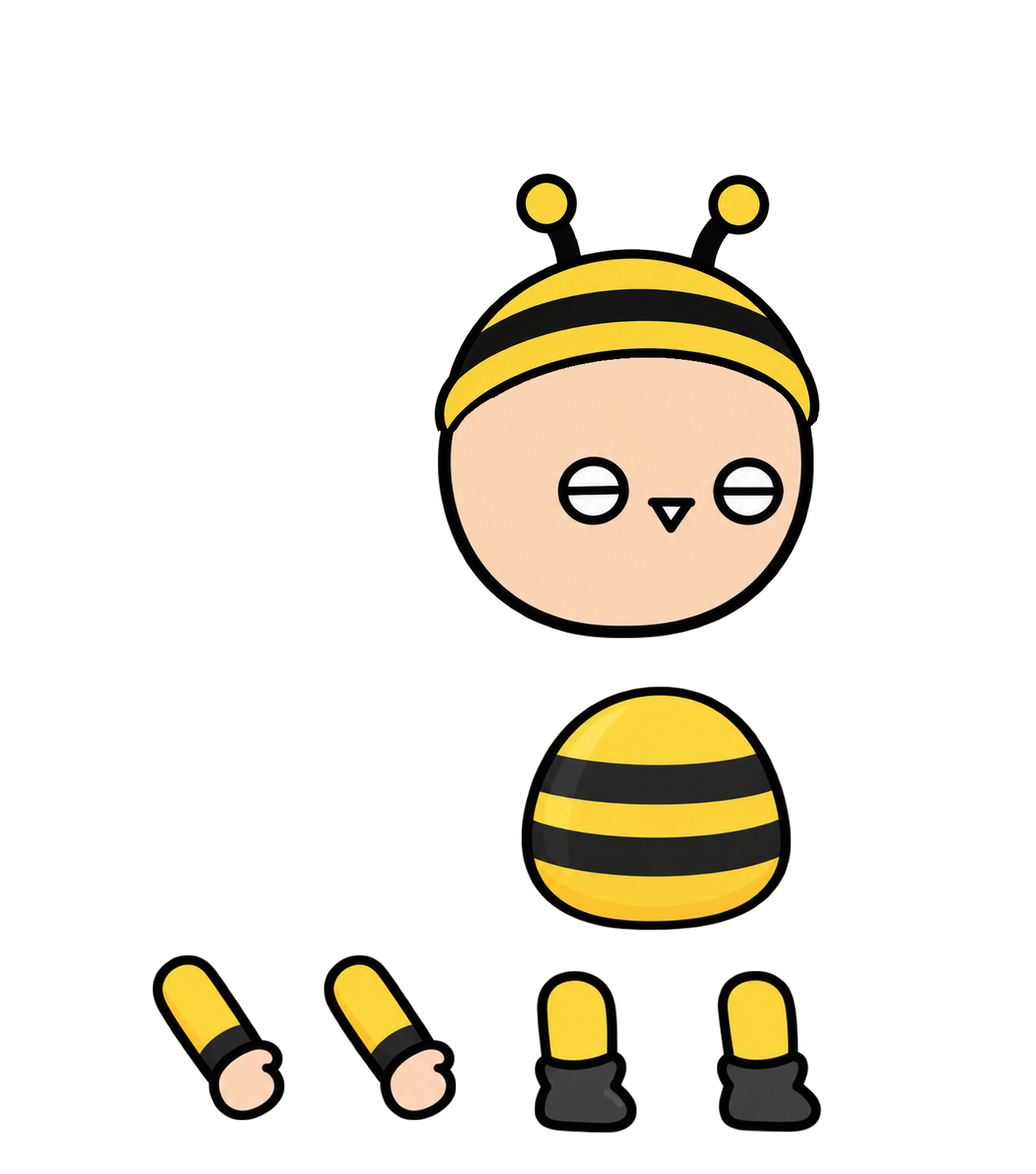
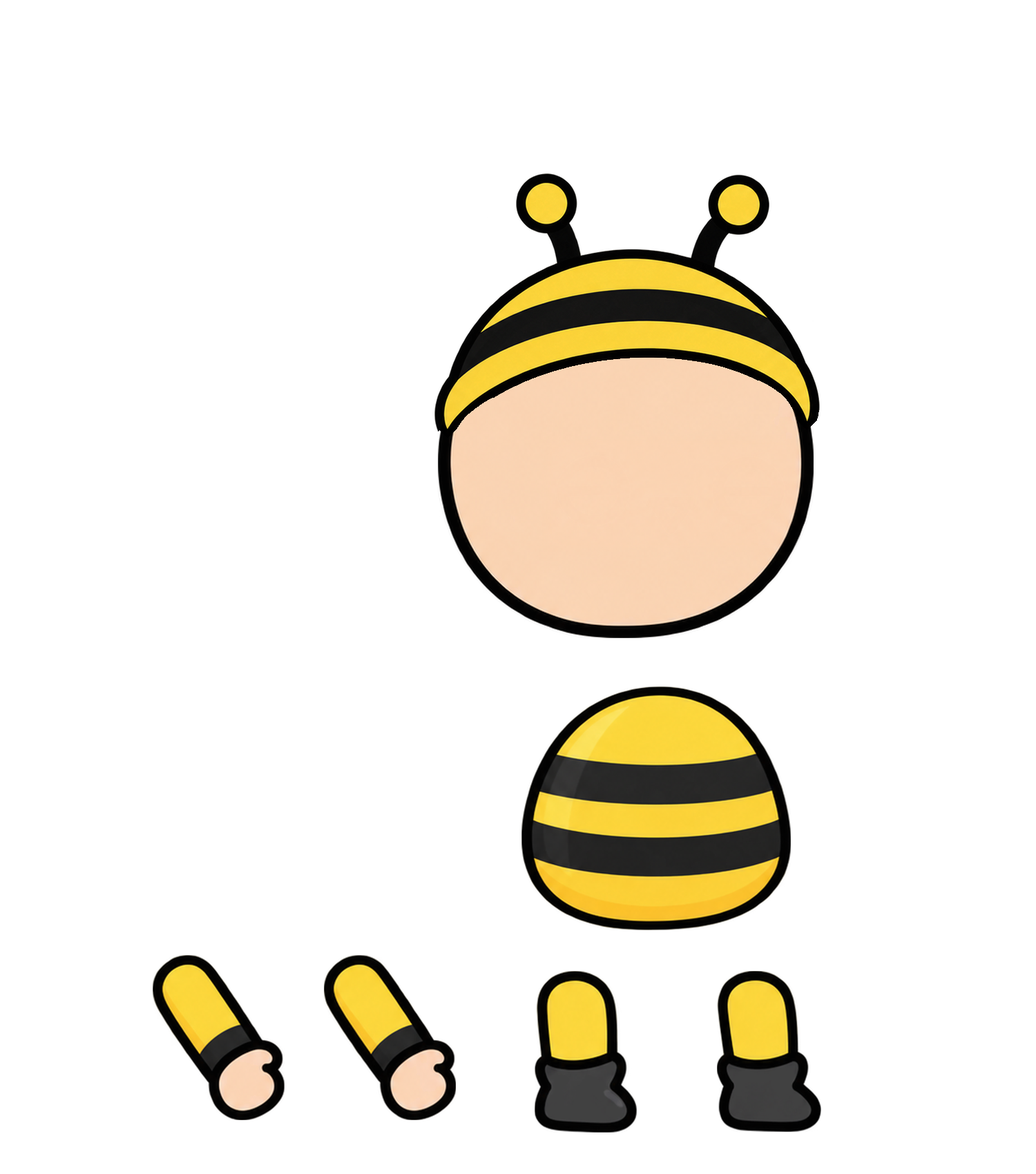
Layers edited between the first and the second 1036 x 1174 image:
painted on "머리" over <box>549,442,801,553</box>
